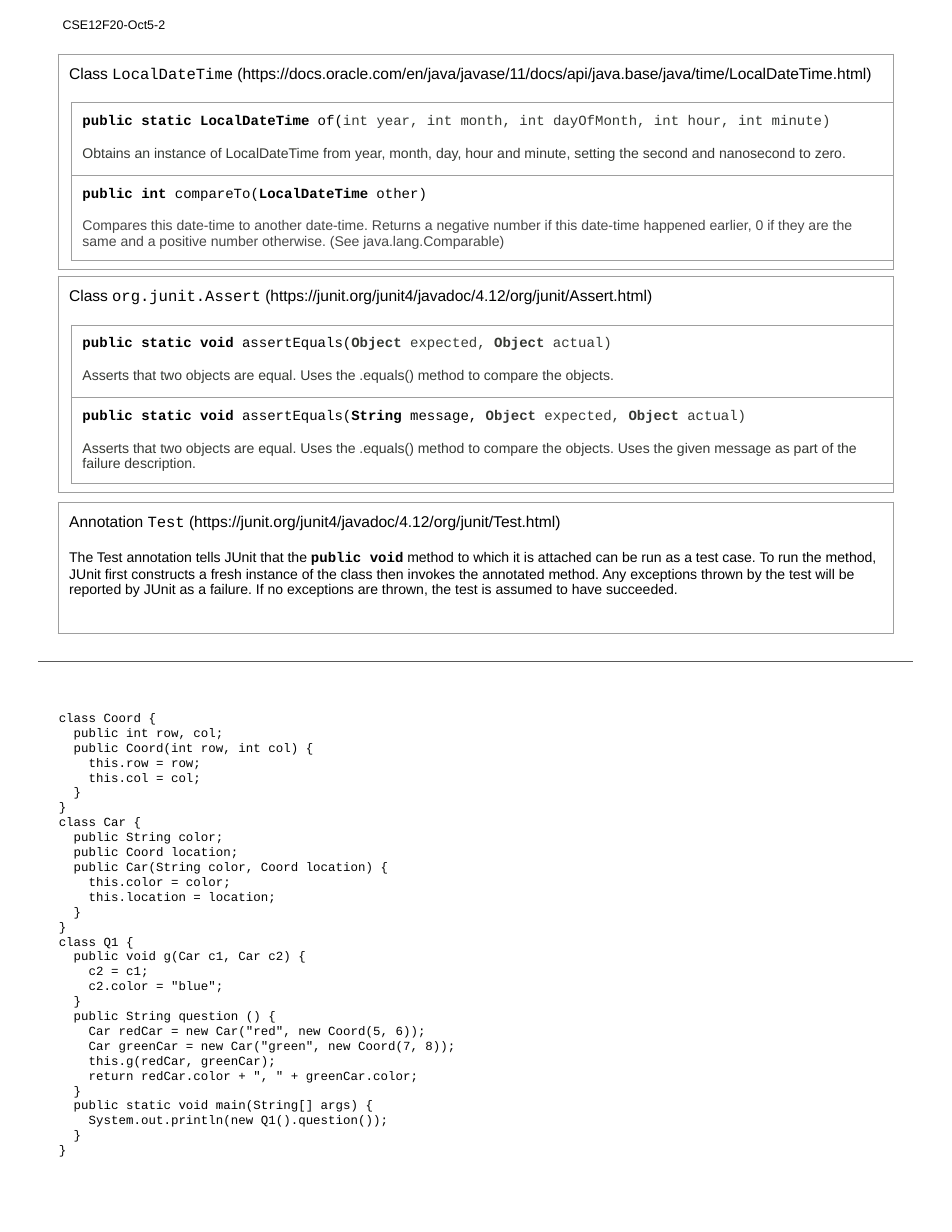
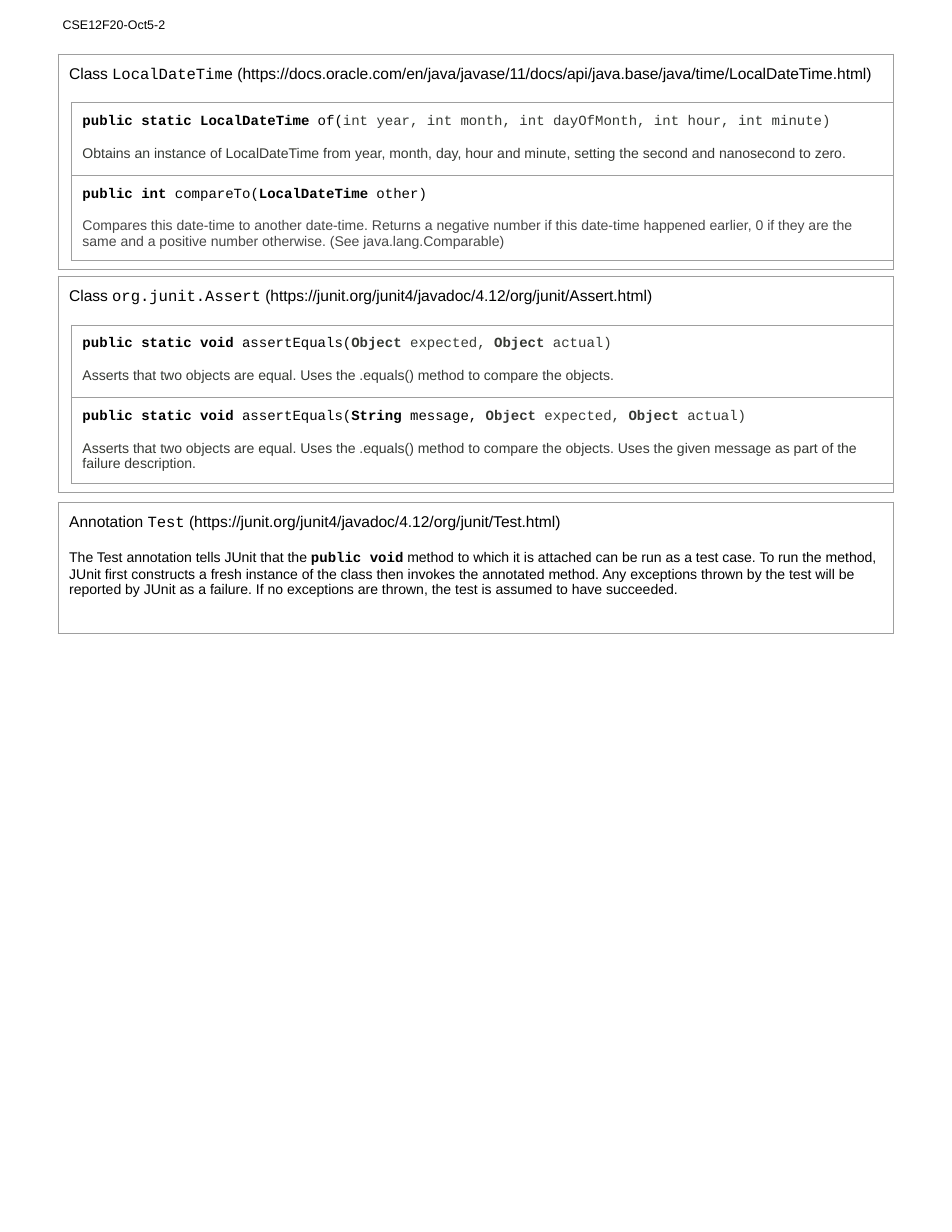
Before and after one commit to ucsd-cse12-f20/ucsd-cse12-f20.github.io, a slide deck: slide 2 of lectures/lecture-02/CSE12F20-Lecture-02-Review-JUnit-Worksheet.pptx. Drawn at 952x1232 pixels with LibreOffice and Linux fonts; fonts in the diff are those of the drawing. Boxes give left, top, right and bottom in pixels: in the first picture for what was removed or moved away, otherwise in the second. Text is boxed around its words. In the diff, an @@ line names an element or a change of style, - is before the commit and + after.

```diff
--- a/lectures/lecture-02/CSE12F20-Lecture-02-Review-JUnit-Worksheet.pptx
+++ b/lectures/lecture-02/CSE12F20-Lecture-02-Review-JUnit-Worksheet.pptx
@@ line removed from (38, 662) to (914, 662) @@
@@ text removed at bbox=[59, 713, 455, 1127] @@
-class Coord {
-public int row, col;
-public Coord(int row, int col) {
-this.row = row;
-this.col = col;
-}
-}
-class Car {
-public String color;
-public Coord location;
-public Car(String color, Coord location) {
-this.color = color;
-this.location = location;
-}
-}
-class Q1 {
-public void g(Car c1, Car c2) {
-c2 = c1;
-c2.color = "blue";
-}
-public String question () {
-Car redCar = new Car("red", new Coord(5, 6));
-Car greenCar = new Car("green", new Coord(7, 8));
-this.g(redCar, greenCar);
-return redCar.color + ", " + greenCar.color;
-}
-public static void main(String[] args) {
-System.out.println(new Q1().question());
-}
-}
```
